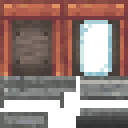
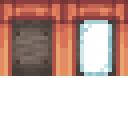
Before/after of a 128px x 128px layered artwork. What changed in the layer stack:
renamed "图层 3" to "图层 12", moved it above "图层 5", painted on it over [0, 0, 128, 128]
hid "图层 5", painted on it over [0, 20, 64, 128]
hid "图层 4", painted on it over [0, 20, 128, 128]
